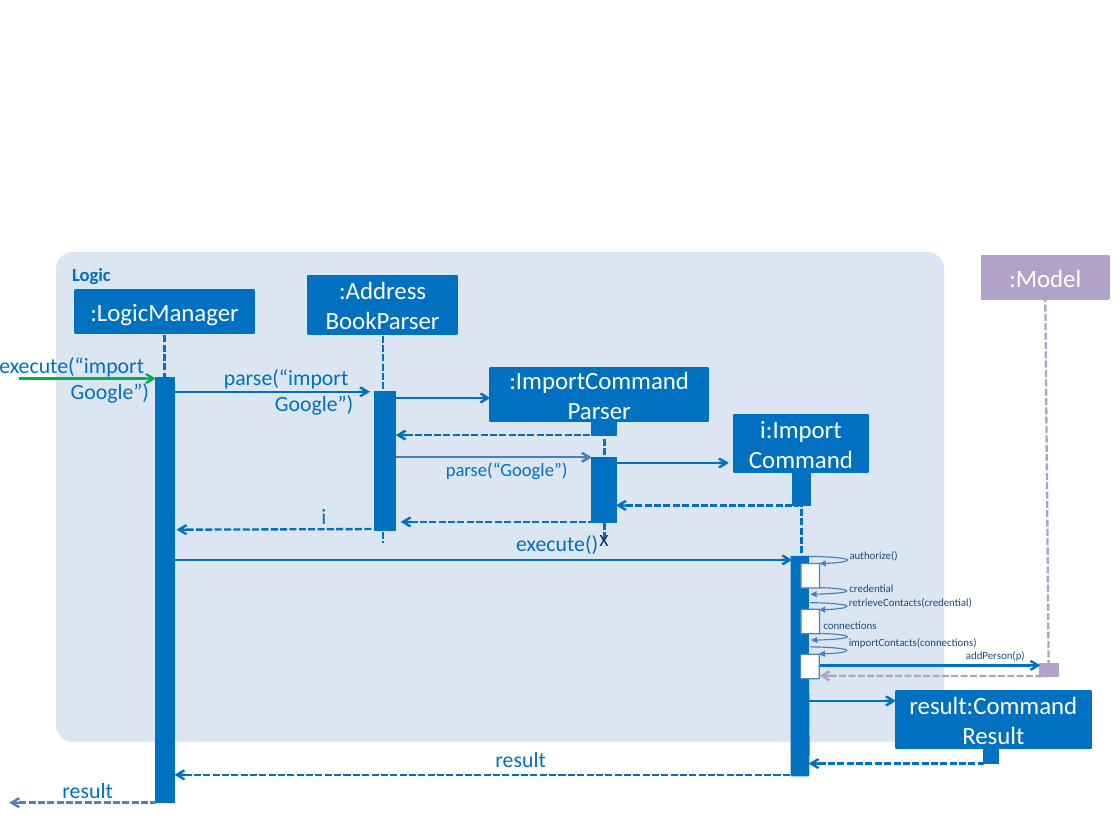
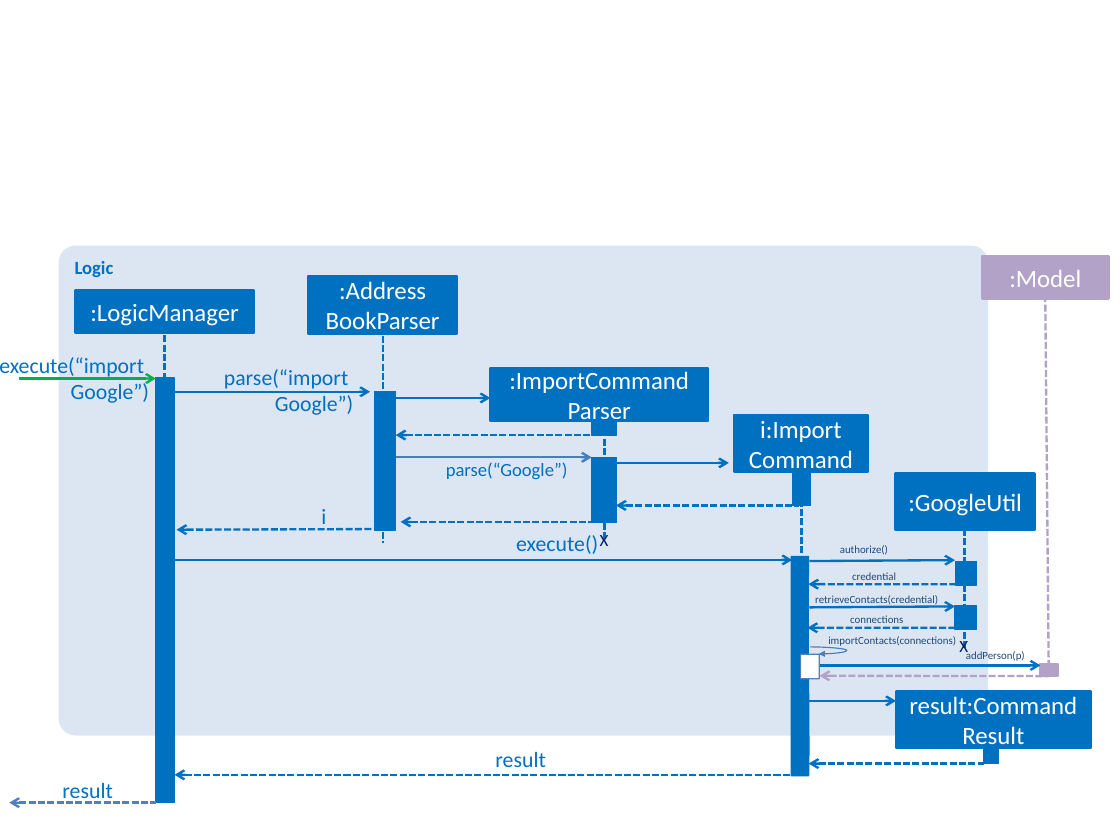
Before and after one commit to tbhbhbh/main, a slide deck: slide 1 of docs/diagrams/ImportCommandSequenceDiagram.pptx. Drawn at 1120x840 pixels with LibreOffice and Linux fonts; fonts in the diff are those of the drawing. Boxes give left, top, right and bottom in pixels: in the first picture for what was removed or moved away, otherwise in the second. Text is boxed around its words. In the diff, an @@ line names an element or a change of style, - is before the commit and + after.

Commit message:
Developer Guide: Updated with new sequence diagram for Import

```diff
--- a/docs/diagrams/ImportCommandSequenceDiagram.pptx
+++ b/docs/diagrams/ImportCommandSequenceDiagram.pptx
@@ rounded rectangle "Logic": place and size @@
-rounded rectangle "Logic" at <box>56,252,944,741</box>
+rounded rectangle "Logic" at <box>58,245,988,735</box>
@@ rectangle added at <box>896,474,1035,530</box>, fill #0070C0, outline #0070C0 1.5 pt, 16 pt, text #FFFFFF @@
+:GoogleUtil
@@ text "authorize()": place and size @@
-text "authorize()" at <box>850,551,898,561</box>
+text "authorize()" at <box>840,545,888,555</box>
@@ line added from (964, 529) to (964, 651), #0070C0 1.5 pt dashed @@
@@ freeform shape removed at <box>801,563,820,588</box> @@
@@ curved arrow removed from (809, 557) to (820, 563) @@
@@ arrow added from (810, 561) to (955, 560), #0070C0 1.5 pt @@
@@ text "credential" rewrapped from <box>849,584,893,592</box> to <box>852,572,896,584</box> @@
@@ rectangle added at <box>955,561,977,585</box>, fill #0070C0, outline #0070C0 0.75 pt @@
@@ text "retrieveContacts(credential)": place and size @@
-text "retrieveContacts(credential)" at <box>849,598,972,608</box>
+text "retrieveContacts(credential)" at <box>815,595,938,606</box>
@@ arrow added from (955, 585) to (809, 585), #0070C0 1.5 pt dashed @@
@@ curved arrow removed from (819, 588) to (811, 595) @@
@@ freeform shape removed at <box>801,609,820,634</box> @@
@@ arrow added from (954, 628) to (808, 628), #0070C0 1.5 pt dashed @@
@@ curved arrow removed from (810, 603) to (819, 609) @@
@@ arrow added from (810, 607) to (955, 606), #0070C0 1.5 pt @@
@@ text "importContacts(connections)": place and size @@
-text "importContacts(connections)" at <box>849,638,977,648</box>
+text "importContacts(connections)" at <box>828,636,956,646</box>
@@ text "connections": place and size @@
-text "connections" at <box>823,621,876,629</box>
+text "connections" at <box>850,615,903,623</box>
@@ rectangle added at <box>955,606,977,629</box>, fill #0070C0, outline #0070C0 0.75 pt @@
@@ curved arrow removed from (820, 634) to (811, 641) @@
@@ text added at <box>959,641,968,658</box>, 11 pt, text #002060 @@
+X
```
Also in this commit, not shown: 1 other file.
